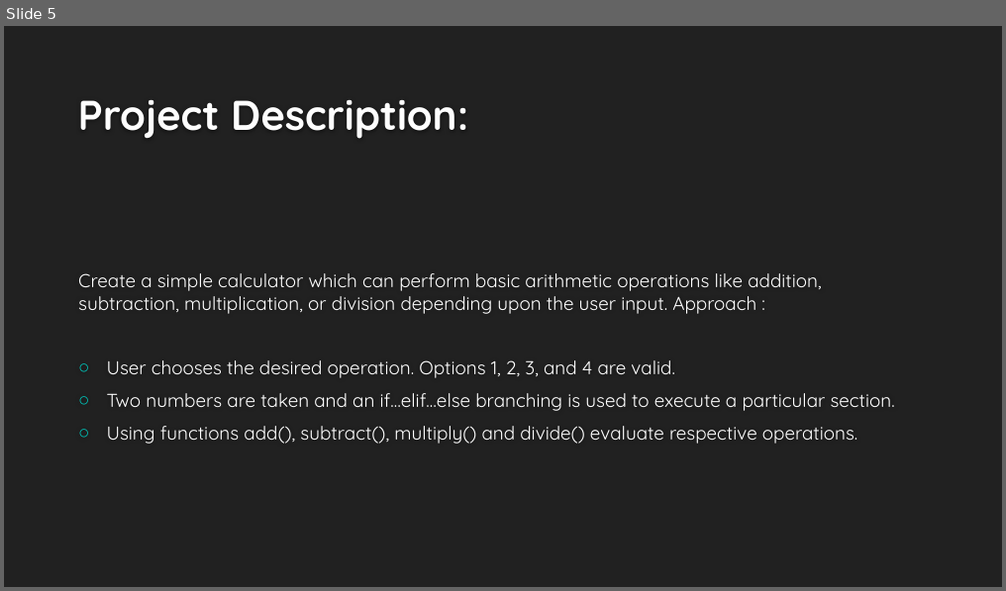
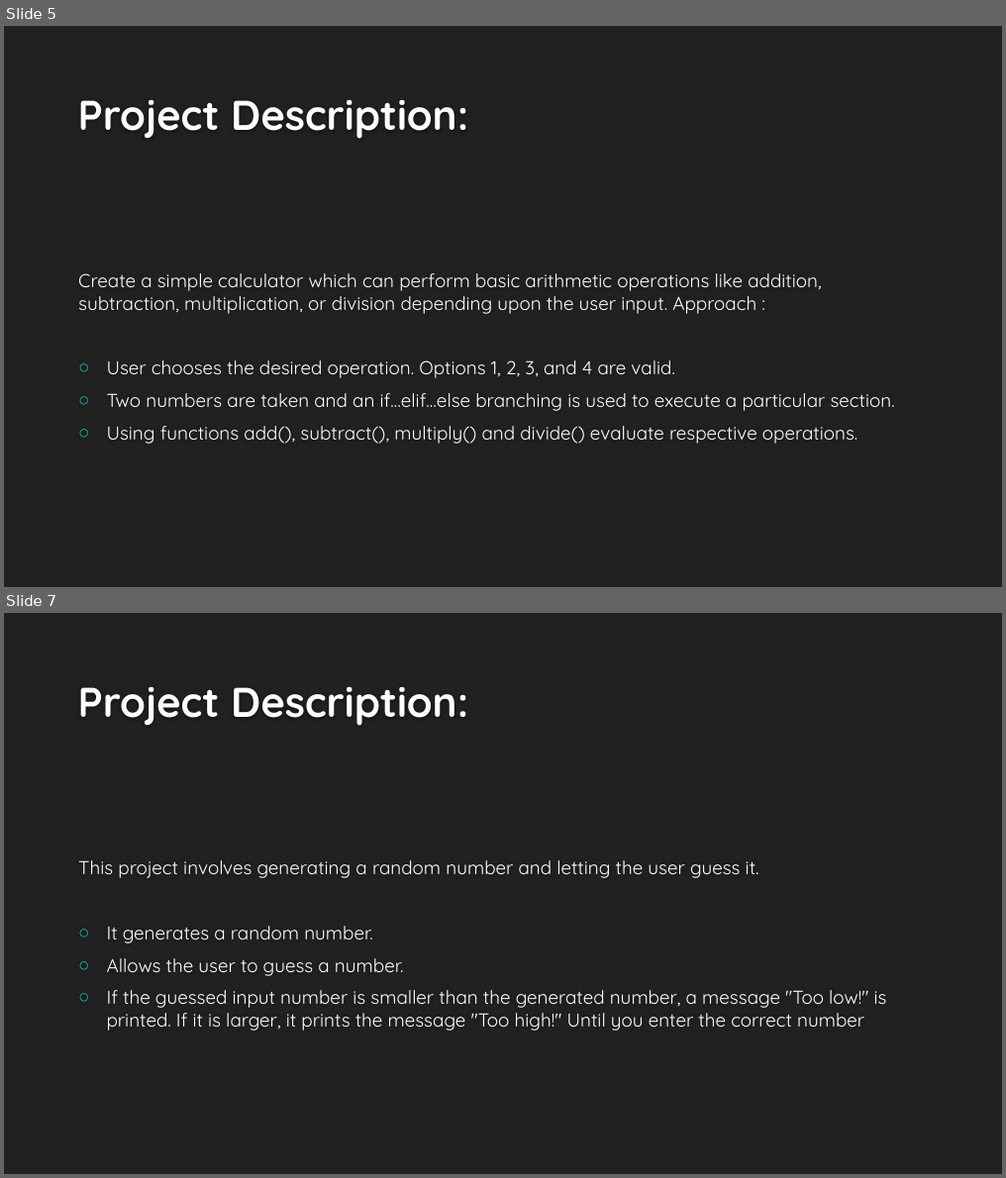
Before and after one commit to Islam-hady9/Programming-Course-using-Python-for-Kids, a slide deck: Lesson 10.pptx. Shown one above the other, each under a label of ours: slide 5 before the commit, slides 5 and 7 after it; the slides between them are not shown. The pictures are 1006x591 and 1006x1178 pixels, drawn with LibreOffice and Linux fonts; fonts in the diff are those of the drawing; background and template pictures are left out. Boxes give left, top, right and bottom in pixels: in the first picture for what was removed or moved away, otherwise in the second. Text is boxed around its words. In the diff, an @@ line names an element or a change of style, - is before the commit and + after.

```diff
--- a/Lesson 10.pptx
+++ b/Lesson 10.pptx
@@ slide 7 added at box(4, 613, 1002, 1174), background #212121 @@
@@ title added at box(78, 687, 468, 726), 40 pt, text #FEFEFE, bold @@
+Project Description:
@@ text added at box(78, 861, 887, 1031), 18 pt, text #FFFFFF @@
+This project involves generating a random number and letting the user guess it.
+○ It generates a random number.
+○ Allows the user to guess a number.
+○ If the guessed input number is smaller than the generated number, a message "Too low!" is printed. If it is larger, it prints the message "Too high!" Until you enter the correct number
```
Also in this commit, not shown: 9 other slides added.
